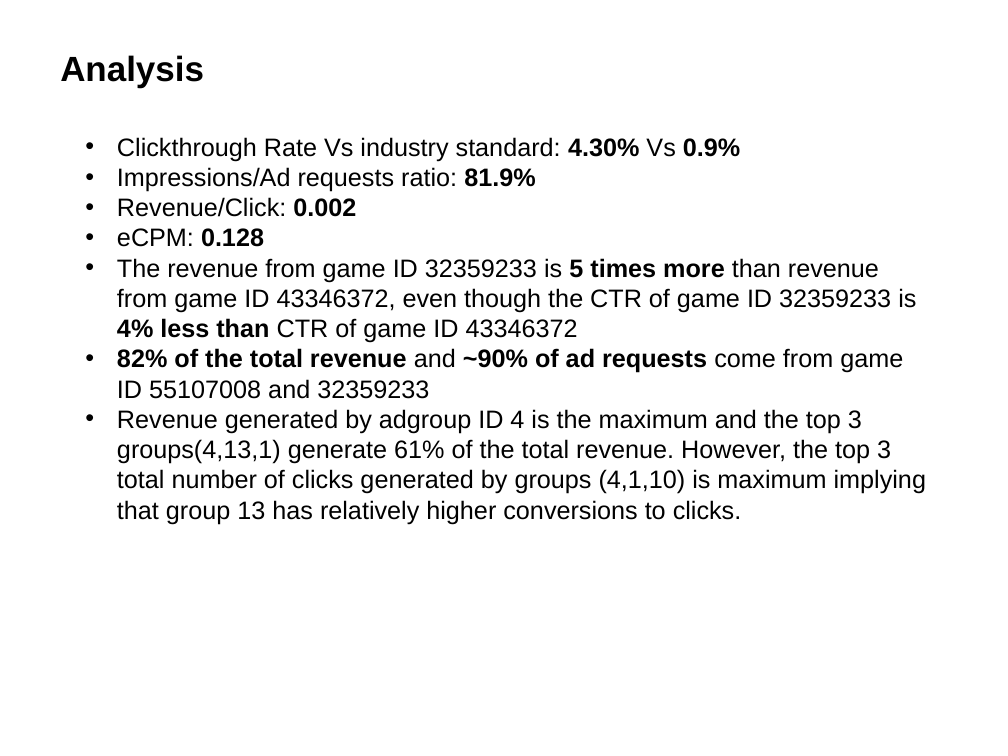
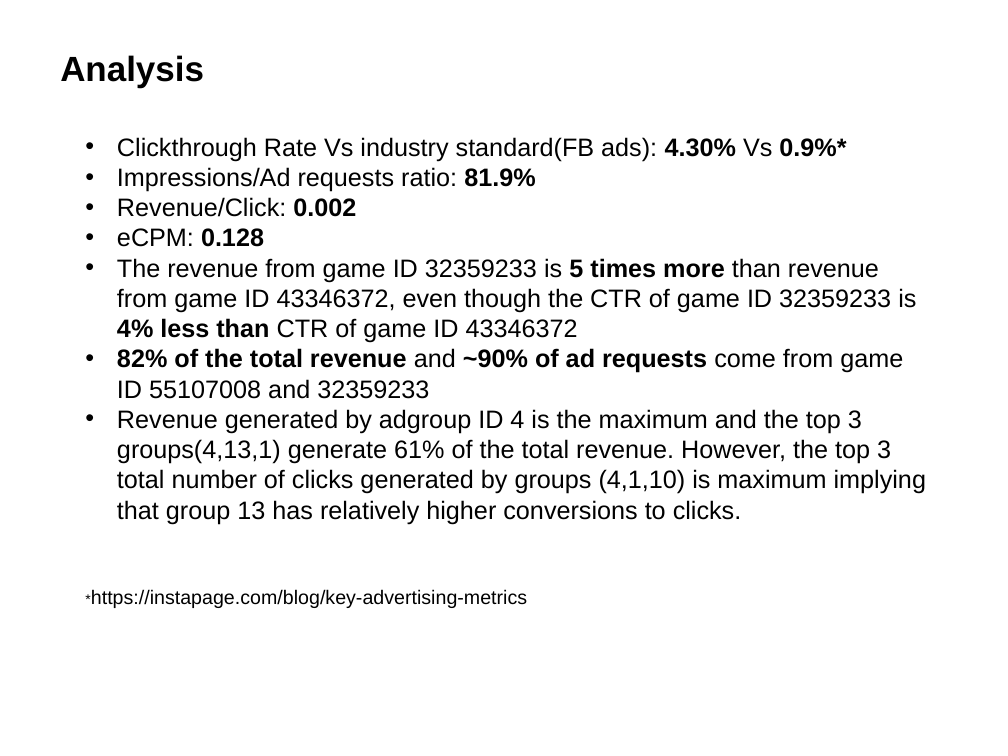
Before and after one commit to ppagarawal/GG, a slide deck: slide 3 of Data_Analysis.pptx. Drawn at 1008x756 pixels with LibreOffice and Linux fonts; fonts in the diff are those of the drawing. Boxes give left, top, right and bottom in pixels: in the first picture for what was removed or moved away, otherwise in the second. Text is boxed around its words. In the diff, an @@ line names an element or a change of style, - is before the commit and + after.

```diff
--- a/Data_Analysis.pptx
+++ b/Data_Analysis.pptx
@@ text at (x1=117, y1=137, x2=846, y2=161): text changed @@
-• Clickthrough Rate Vs industry standard: 4.30% Vs 0.9%
+• Clickthrough Rate Vs industry standard(FB ads): 4.30% Vs 0.9%*
@@ text at (x1=91, y1=589, x2=527, y2=608): paragraph added @@
+*https://instapage.com/blog/key-advertising-metrics
```
Also in this commit, not shown: 3 other slides changed, 1 slide added.
